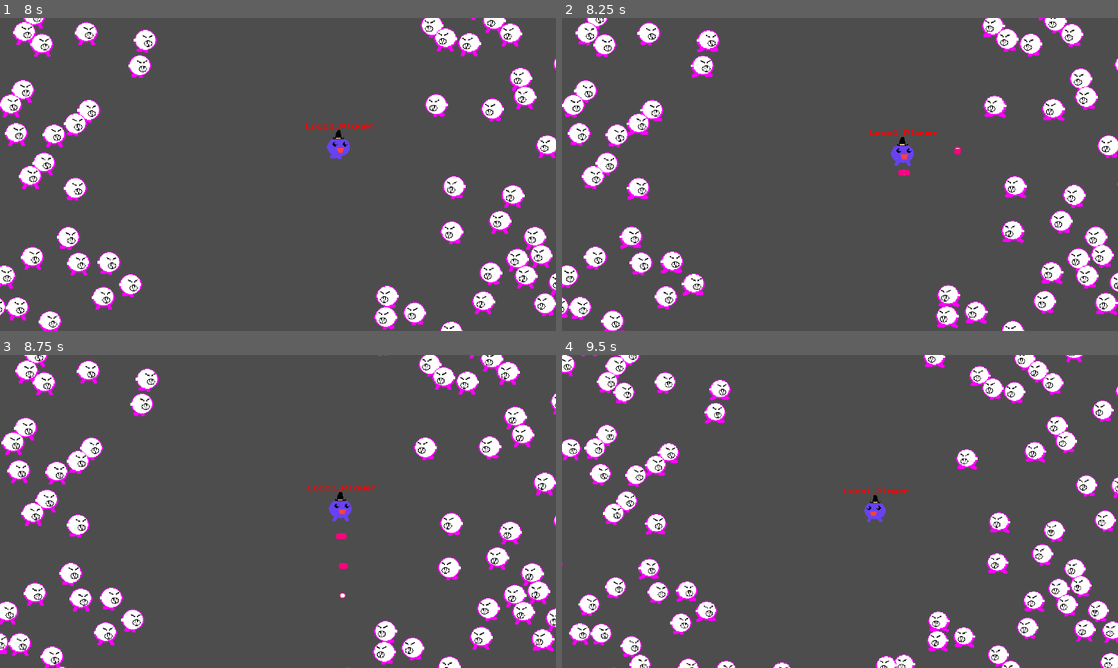
Above: before the commit, frames 1-4 (two rows, left to right).
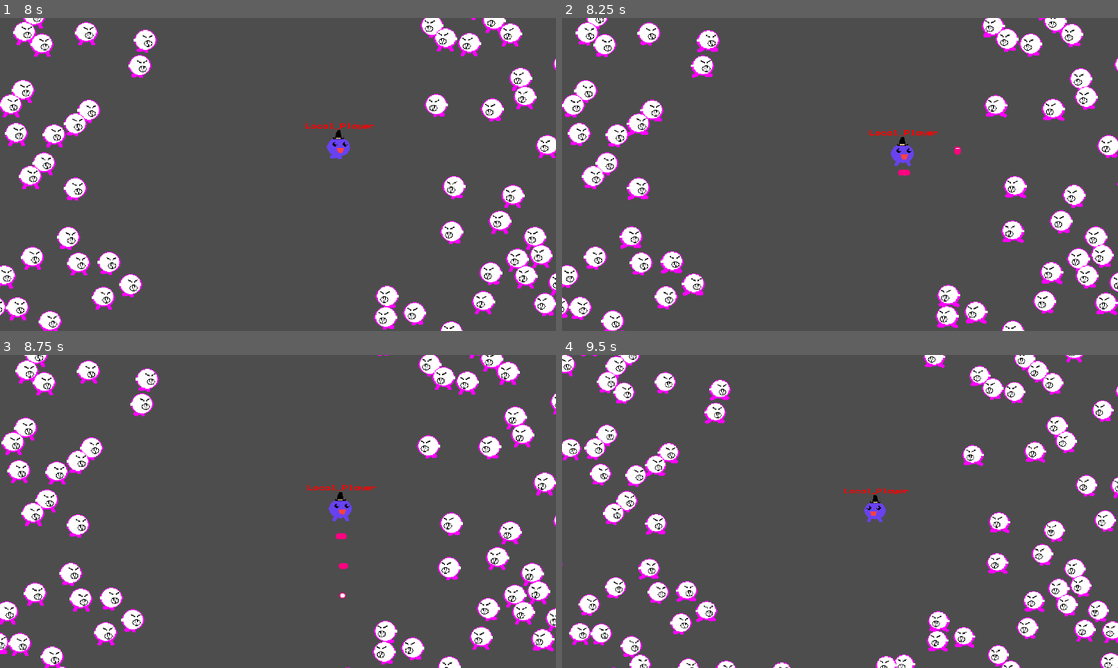
Above: after the commit, the same moments.

Repository: mcerdeira/d3mon
Game: Godot game, scene res://server.tscn
Two runs of this game, one before a commit and one after it. Both use one fixed random seed, a clock stepped at 60 frames per second and the inputs below.
Inputs (mouse positions are in pixels of both pictures, inside the frame that each line leads up to):
- Up to frame 1 (8 s): tap Enter at 0.5 s; move the mouse to (250, 237) at 0.52 s; hold Z (shoot) 0.53-1.28 s; hold W (up) 0.53-2.03 s; move the mouse to (444, 221) at 1.27 s; tap Space (zoom) every 1.5 s from 1.35 to 7.35 s; move the mouse to (111, 127) at 2.02 s; hold Z (shoot) 2.03-2.78 s; hold A (left) 2.03-3.53 s; move the mouse to (305, 174) at 2.77 s; move the mouse to (194, 96) at 3.52 s; hold S (down) 3.53-4.28 s; hold Z (shoot) 3.53-4.28 s; move the mouse to (400, 158) at 4.27 s; hold D (right) 4.28-5.03 s; move the mouse to (166, 190) at 5.02 s; hold W (up) 5.03-5.78 s; hold Z (shoot) 5.03-5.78 s; move the mouse to (333, 105) at 5.77 s; hold D (right) from 5.78 s (still down); move the mouse to (250, 237) at 6.52 s; hold Z (shoot) 6.53-7.28 s; move the mouse to (444, 221) at 7.27 s
- Up to frame 2 (8.25 s): move the mouse to (673, 127) at 8.02 s; release D (right) at 8.03 s; hold S (down) from 8.03 s (still down); hold Z (shoot) from 8.03 s (still down)
- Up to frame 3 (8.75 s): keep holding S (down); keep holding Z (shoot)
- Up to frame 4 (9.5 s): move the mouse to (867, 511) at 8.77 s; release S (down) at 8.78 s; release Z (shoot) at 8.78 s; hold A (left) from 8.78 s (still down); tap Space (zoom) at 8.85 s

Frame 1 is identical in both runs. In frame 2, 0.1% of the frame differs, in the area x 75-81%, y 24-32%; in frame 3, 0.2%; in frame 4, 0.3%, in the area x 70-76%, y 28-37%.

Commit message:
Mas cosas de los enemigos

Diff:
--- a/src/Enemy.gd
+++ b/src/Enemy.gd
@@ -1,17 +1,37 @@
 extends CharacterBody2D
-var speed = 10
+var speed_chase = 35
+var speed_normal = 10
+var speed = speed_normal
 var player_where = null
-var where = get_viewport_rect().size / 2
+var where = null
+var original_where = null
+var health = 10
+var hitted_ttl = 0
 
 func _ready():
 	add_to_group("enemies")
 	where = get_viewport_rect().size / 2
+	original_where = where
 	$sprite.play("default")
 	$face.play("default")
 
 func _process(delta):
 	if player_where != null and is_instance_valid(player_where):
 		where = player_where.position
+	else:
+		player_where = null
+		where = original_where
+		speed = speed_normal
+
+	if hitted_ttl > 0:
+		hitted_ttl -= 1 * delta
+		$sprite.material.set_shader_parameter("hitted", 1)
+		if hitted_ttl <= 0:
+			$sprite.material.set_shader_parameter("hitted", 0)
+
+	if health <= 0:
+		queue_free()
+		return
 
 	var direction = global_position.direction_to(where)
 	velocity = direction * speed
@@ -23,9 +43,12 @@
 		$sprite.scale.x = -1
 		$face.scale.x = -1
 
+func hited():
+	health -= 1
+	hitted_ttl = 0.1
 
 func _on_area_attract_body_entered(body):
-	if body.is_in_group("players"):
+	if player_where == null and body.is_in_group("players"):
 		player_where = body
 		where = player_where.position
-		speed = 50
+		speed = speed_chase
--- /dev/null
+++ b/src/Enemy.gdshader
@@ -0,0 +1,8 @@
+shader_type canvas_item;
+
+uniform float hitted;
+
+void fragment() {
+    vec4 texture_color = texture(TEXTURE, UV);
+    COLOR = vec4(mix(texture_color.rgb, vec3(1,0, 0), hitted), texture_color.a);
+}
--- a/src/Enemy.tscn
+++ b/src/Enemy.tscn
@@ -1,12 +1,18 @@
-[gd_scene load_steps=12 format=3 uid="uid://y5ehuuxwusy2"]
+[gd_scene load_steps=14 format=3 uid="uid://y5ehuuxwusy2"]
 
 [ext_resource type="Script" path="res://Enemy.gd" id="1_4w2vh"]
 [ext_resource type="Texture2D" uid="uid://bpdj47psq5inr" path="res://sprites/enemy_spr_0.png" id="1_woakx"]
 [ext_resource type="Texture2D" uid="uid://sjdmbvi6vwmu" path="res://sprites/enemy_spr_1.png" id="2_gl3j2"]
+[ext_resource type="Shader" path="res://Enemy.gdshader" id="2_h7yo5"]
 [ext_resource type="Texture2D" uid="uid://cdohg6pp22fxf" path="res://sprites/enemy_spr_2.png" id="3_klk6m"]
 [ext_resource type="Texture2D" uid="uid://6vm0fo28ovq8" path="res://sprites/enemy_anger_spr_0.png" id="4_bjdt1"]
 [ext_resource type="Texture2D" uid="uid://dcjw62uvuaeor" path="res://sprites/enemy_anger_spr_1.png" id="5_mjhnl"]
 [ext_resource type="Texture2D" uid="uid://uko6cdsr1u6n" path="res://sprites/enemy_anger_spr_2.png" id="6_02k6r"]
+
+[sub_resource type="ShaderMaterial" id="ShaderMaterial_gd8p0"]
+resource_local_to_scene = true
+shader = ExtResource("2_h7yo5")
+shader_parameter/hitted = null
 
 [sub_resource type="SpriteFrames" id="SpriteFrames_ofeu1"]
 animations = [{
@@ -54,6 +60,7 @@
 script = ExtResource("1_4w2vh")
 
 [node name="sprite" type="AnimatedSprite2D" parent="."]
+material = SubResource("ShaderMaterial_gd8p0")
 position = Vector2(-1, -28)
 sprite_frames = SubResource("SpriteFrames_ofeu1")
 frame_progress = 0.0597664
--- a/src/bullet.gd
+++ b/src/bullet.gd
@@ -9,6 +9,7 @@
 var framo = 0
 
 func _ready():
+	add_to_group("player_bullets")
 	var rand_desv = Global.pick_random([89, 24, 1, 3])
 	divisor += rand_desv
 	$sprite.stop()
@@ -75,3 +76,9 @@
 			position.y += speed / divisor * delta
 		if desv == 2:
 			position.y -= speed / divisor * delta
+
+
+func _on_area_body_entered(body):
+	if body.is_in_group("enemies") and visible:
+		queue_free()
+		body.hited()
--- a/src/bullet.tscn
+++ b/src/bullet.tscn
@@ -27,5 +27,11 @@
 sprite_frames = SubResource("SpriteFrames_7ksej")
 frame_progress = 0.277245
 
-[node name="collider" type="CollisionShape2D" parent="."]
+[node name="area" type="Area2D" parent="."]
+collision_layer = 2
+collision_mask = 2
+
+[node name="collider" type="CollisionShape2D" parent="area"]
 shape = SubResource("CircleShape2D_1k6vh")
+
+[connection signal="body_entered" from="area" to="." method="_on_area_body_entered"]
